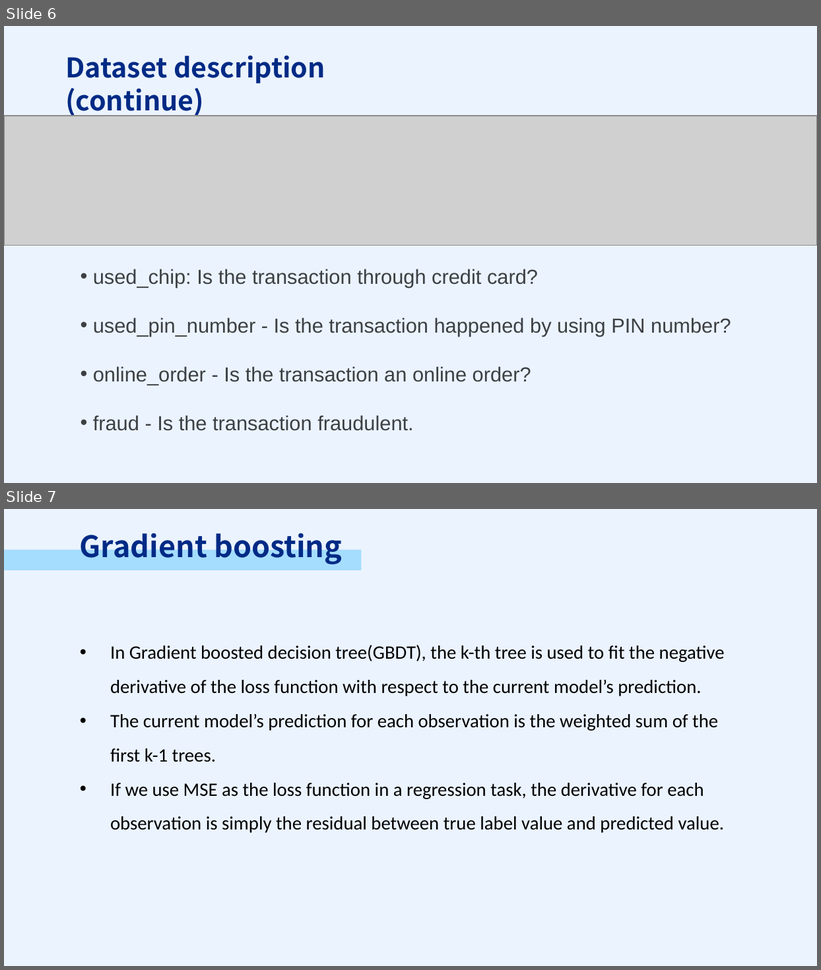
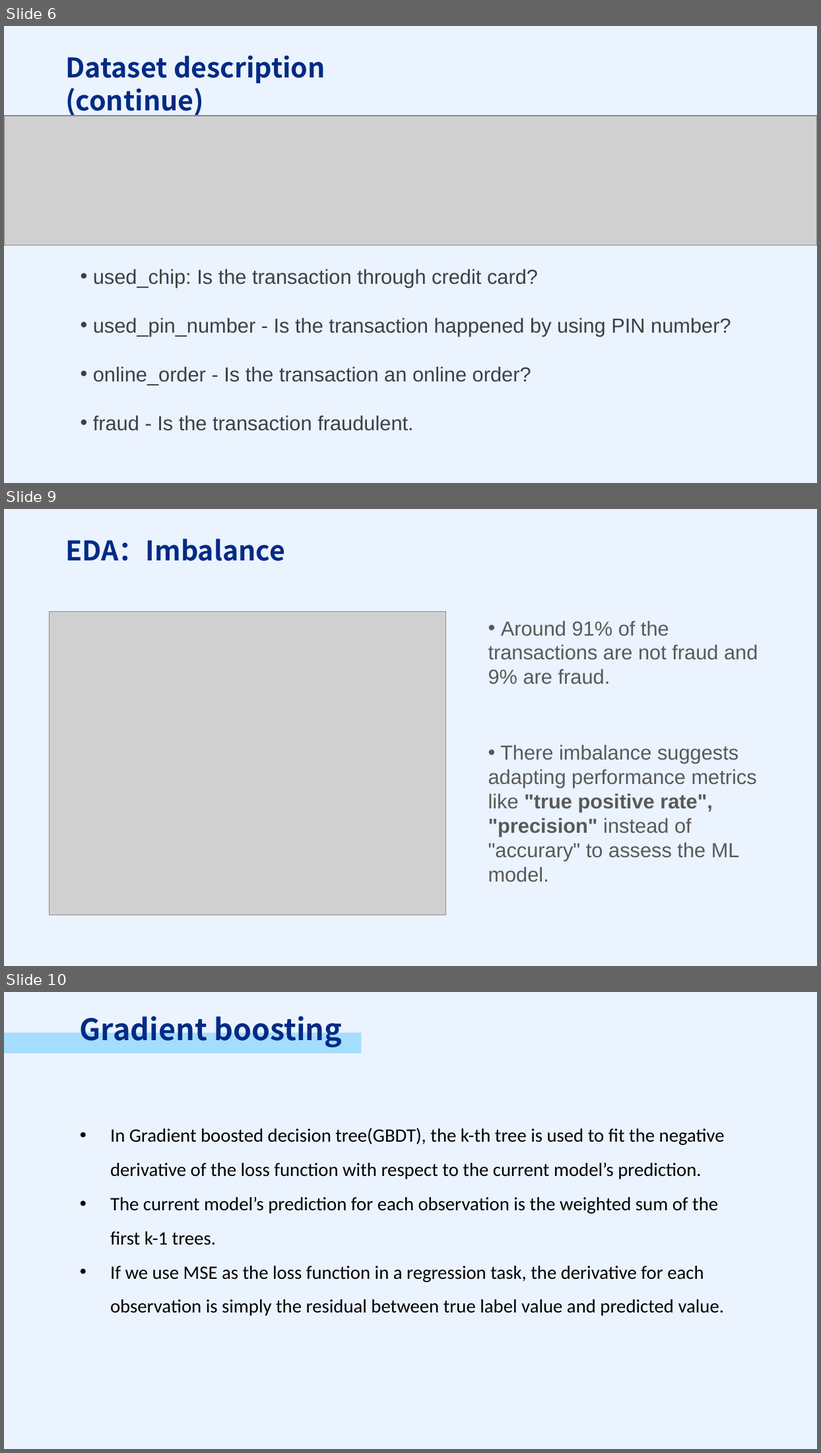
Before and after one commit to PSTAT197-F23/PSTAT197A_FP_Group1, a slide deck: scripts/drafts/PRESENTATION.pptx. Shown one above the other, each under a label of ours: slides 6 and 7 before the commit, slides 6, 9 and 10 after it; the slides between them are not shown. The pictures are 821x970 and 821x1453 pixels, drawn with LibreOffice and Linux fonts; fonts in the diff are those of the drawing; grey boxes stand for pictures. Boxes give left, top, right and bottom in pixels: in the first picture for what was removed or moved away, otherwise in the second. Text is boxed around its words. In the diff, an @@ line names an element or a change of style, - is before the commit and + after.

```diff
--- a/scripts/drafts/PRESENTATION.pptx
+++ b/scripts/drafts/PRESENTATION.pptx
@@ slide 9 added at (x1=4, y1=509, x2=817, y2=966), background #EBF3FE @@
@@ text added at (x1=65, y1=539, x2=285, y2=561), 24 pt, text #002A85, bold @@
+EDA：Imbalance
@@ picture added at (x1=50, y1=611, x2=446, y2=916) @@
@@ text added at (x1=488, y1=621, x2=758, y2=883), 18 pt, text #595959 @@
+• Around 91% of the transactions are not fraud and 9% are fraud.
+• There imbalance suggests adapting performance metrics like "true positive rate", "precision" instead of "accurary" to assess the ML model.
@@ what was slide 7 is now slide 10 @@
```
Also in this commit, not shown: 2 other slides added.
